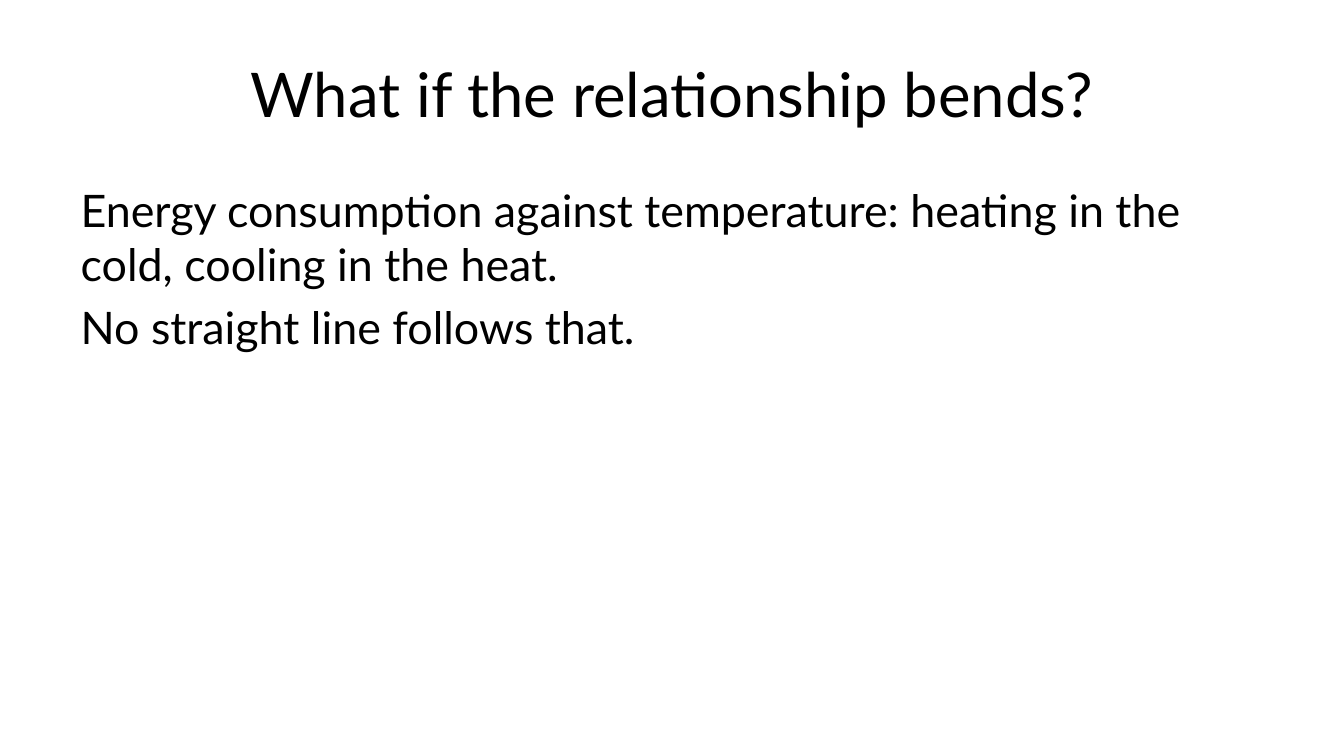
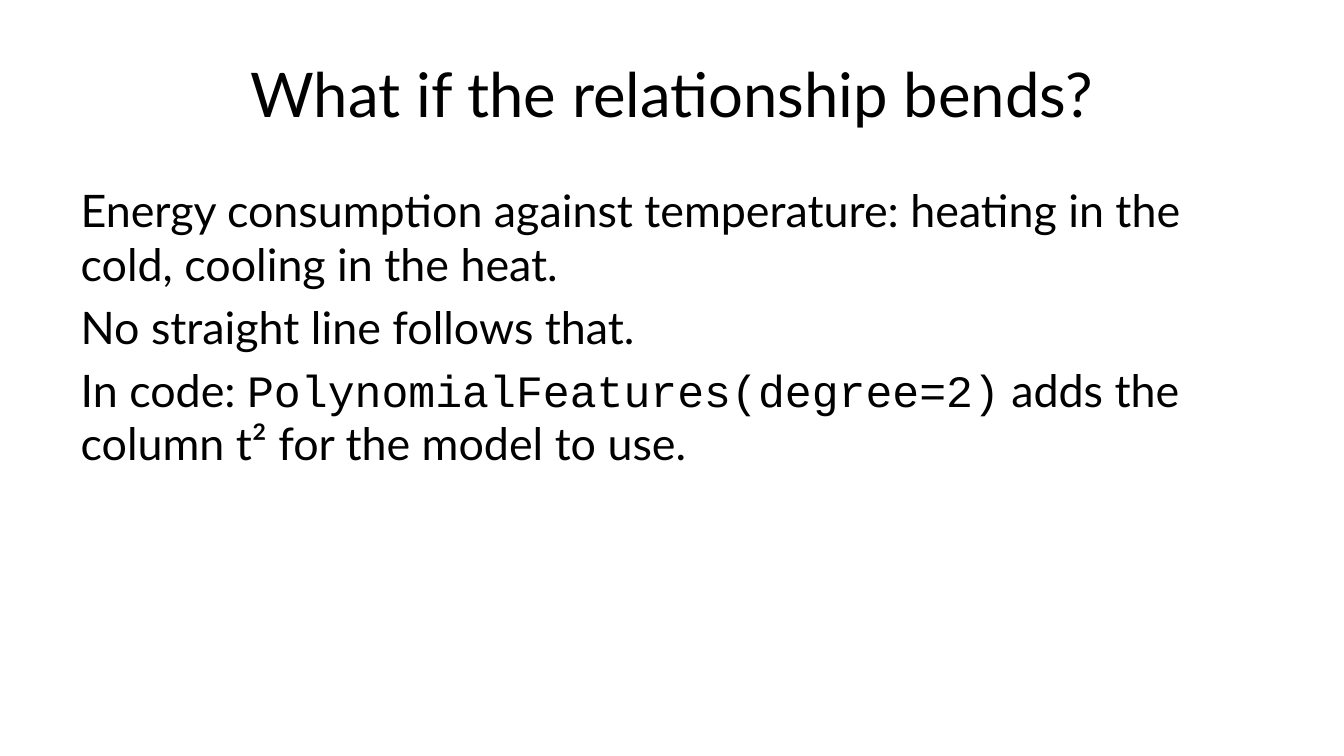
Before and after one commit to fabioantonini/technologies-for-artificial-intelligence, a slide deck: slide 27 of Lessons/03_regression/Slides/regression_slides.pptx. Drawn at 1344x756 pixels with LibreOffice and Linux fonts; fonts in the diff are those of the drawing; background and template pictures are left out. Boxes give left, top, right and bottom in pixels: in the first picture for what was removed or moved away, otherwise in the second. Text is boxed around its words. In the diff, an @@ line names an element or a change of style, - is before the commit and + after.

```diff
--- a/Lessons/03_regression/Slides/regression_slides.pptx
+++ b/Lessons/03_regression/Slides/regression_slides.pptx
@@ text at box(81, 374, 1180, 461): paragraph added @@
+In code: PolynomialFeatures(degree=2) adds the column t² for the model to use.
```
Also in this commit, not shown: 8 other slides changed, 3 other files.
